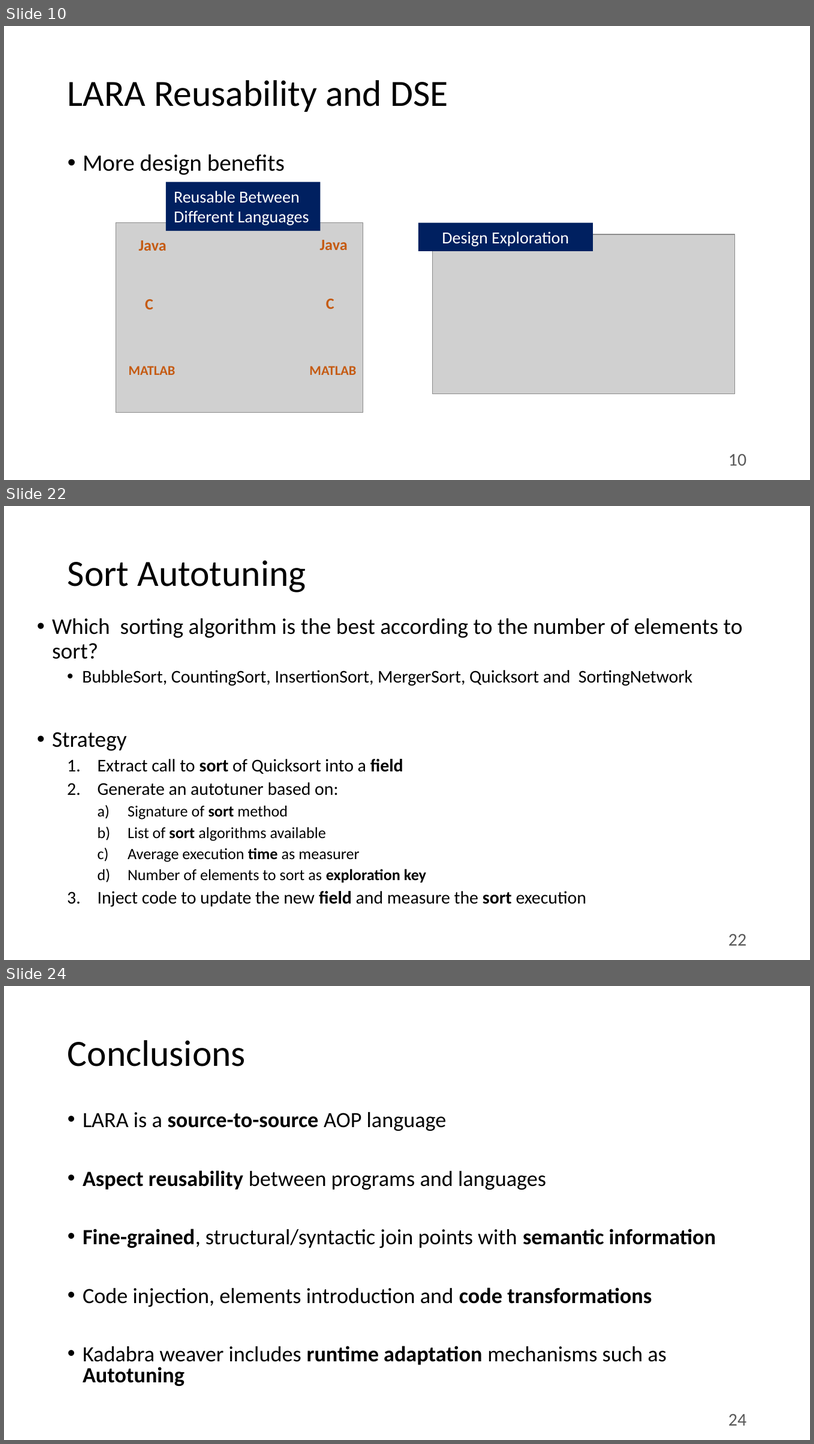
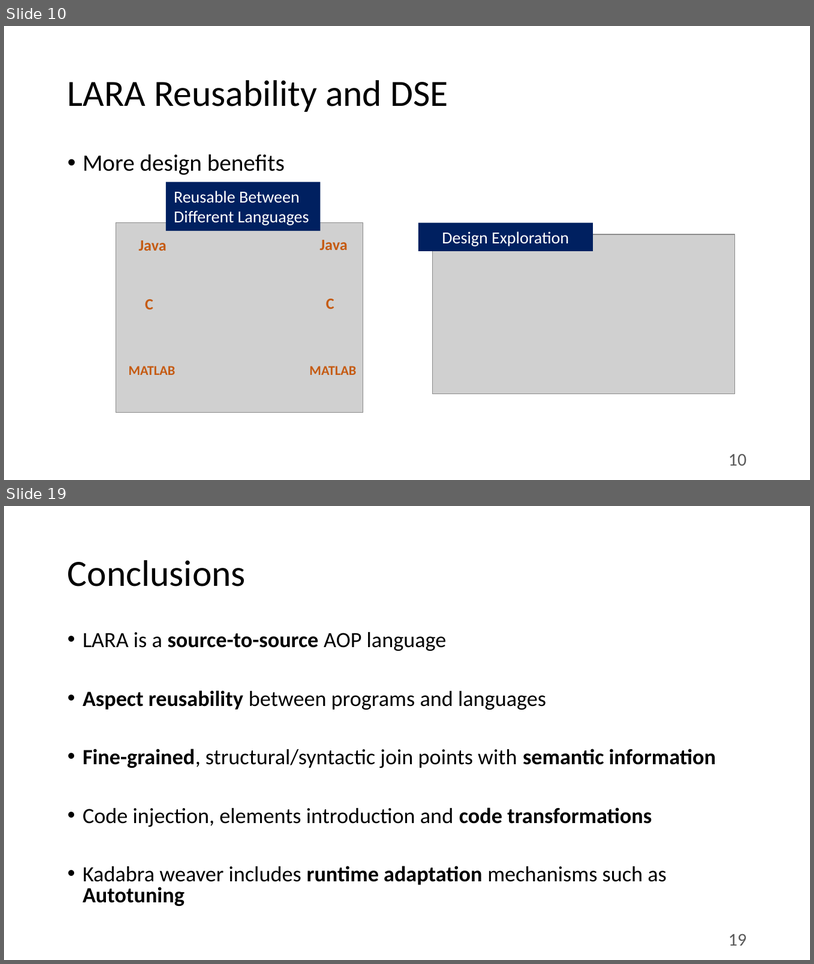
Before and after one commit to specs-feup/specs-lara, a slide deck: Tutorial-2018-INDIN/Clava-Tutorial.pptx. Shown one above the other, each under a label of ours: slides 10, 22 and 24 before the commit, slides 10 and 19 after it; the slides between them are not shown. The pictures are 814x1444 and 814x964 pixels, drawn with LibreOffice and Linux fonts; fonts in the diff are those of the drawing; grey boxes stand for pictures. Boxes give left, top, right and bottom in pixels: in the first picture for what was removed or moved away, otherwise in the second. Text is boxed around its words. In the diff, an @@ line names an element or a change of style, - is before the commit and + after.

```diff
--- a/Tutorial-2018-INDIN/Clava-Tutorial.pptx
+++ b/Tutorial-2018-INDIN/Clava-Tutorial.pptx
@@ slide 22 removed at [4,506,810,960], background #FFFFFF @@
@@ title removed at [68,560,306,592] @@
-Sort Autotuning
@@ text removed at [52,618,743,906] @@
-• Which sorting algorithm is the best according to the number of elements to sort?
-  • BubbleSort, CountingSort, InsertionSort, MergerSort, Quicksort and SortingNetwork
-• Strategy
-  1. Extract call to sort of Quicksort into a field
-  2. Generate an autotuner based on:
-    a) Signature of sort method
-    b) List of sort algorithms available
-    c) Average execution time as measurer
-    d) Number of elements to sort as exploration key
-  3. Inject code to update the new field and measure the sort execution
@@ page number removed at [729,933,747,945] @@
-22
@@ what was slide 24 is now slide 19 @@
@@ page number at [729,933,747,945]: text changed @@
-24
+19
```
Also in this commit, not shown: 4 slides changed, 6 slides added, 10 other slides removed.
